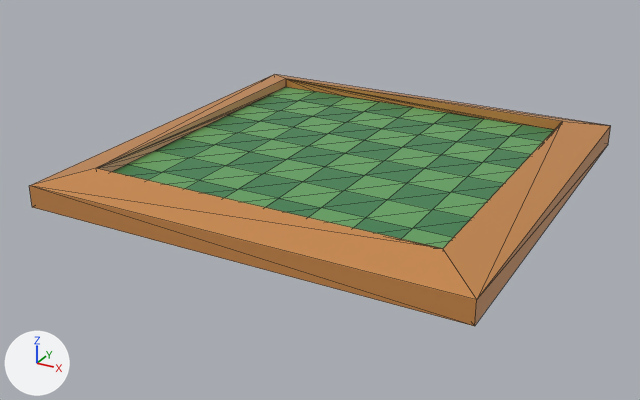
The glTF model godot/assets/board/board.glb as it was, and as the next commit left it.
Rendered twice from a 50 mm camera at (17.7, -34.6, 14.6) aimed at (-0.7, -1.3, -2.0). Arrows for +X, +Y and +Z are at lower left; the lights stay in place. Mesh edges are drawn as thin lines. Vertices at the same position are counted once.

In view in the first picture: 'board-col'.
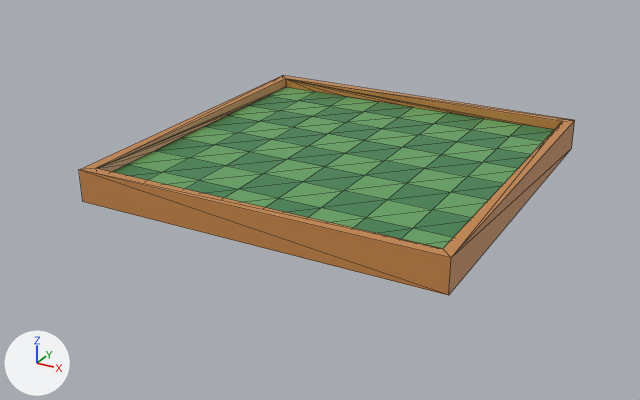
Commit message: Update the board model

Where the change shows, as pixel boxes (x1, y1, x2, y2) in the pictures (640 x 400 px):
```json
{"object": "board-col", "change": "reshaped", "before": [29, 74, 611, 326], "after": [79, 75, 575, 295], "on screen": "15% narrower, 13% shorter"}
```

The change, as JSON lines over the scene's bpy script:
```json
{"block": "me_cube", "where": "me_cube.from_pydata(...)  # 93 vertices, 182 faces; spans x -10.0..10.0, y -10.0..10.0, z -1.0..0.5"}
{"block": "me_cube", "where": "# used by ob_board_col; location = (0.0, 0.0, 0.0)"}
{"block": "me_cube", "change": "me_cube part 1"}
{"op": "set", "path": "me_cube.vertices[1].co", "old": "(10.0, 10.0, -1.0)", "new": "(8.5, 8.5, -1.0)", "note": "pixel (608, 144) -> pixel (571, 148)"}
{"op": "set", "path": "me_cube.vertices[3].co", "old": "(10.0, -10.0, -1.0)", "new": "(8.5, -8.5, -1.0)", "note": "pixel (474, 326) -> pixel (448, 295)"}
{"op": "set", "path": "me_cube.vertices[5].co", "old": "(-10.0, 10.0, -1.0)", "new": "(-8.5, 8.5, -1.0)"}
{"op": "set", "path": "me_cube.vertices[7].co", "old": "(-10.0, -10.0, -1.0)", "new": "(-8.5, -8.5, -1.0)", "note": "pixel (32, 207) -> pixel (82, 201)"}
{"op": "set", "path": "me_cube.vertices[8].co", "old": "(10.0, -10.0, 0.0)", "new": "(8.5, -8.5, 0.5)", "note": "pixel (476, 299) -> pixel (451, 257)"}
{"op": "set", "path": "me_cube.vertices[9].co", "old": "(-10.0, -10.0, 0.0)", "new": "(-8.5, -8.5, 0.5)", "note": "pixel (29, 185) -> pixel (78, 169)"}
{"op": "set", "path": "me_cube.vertices[10].co", "old": "(10.0, 10.0, 0.0)", "new": "(8.5, 8.5, 0.5)", "note": "pixel (610, 125) -> pixel (574, 120)"}
{"op": "set", "path": "me_cube.vertices[11].co", "old": "(-10.0, 10.0, 0.0)", "new": "(-8.5, 8.5, 0.5)", "note": "pixel (274, 74) -> pixel (282, 75)"}
```
